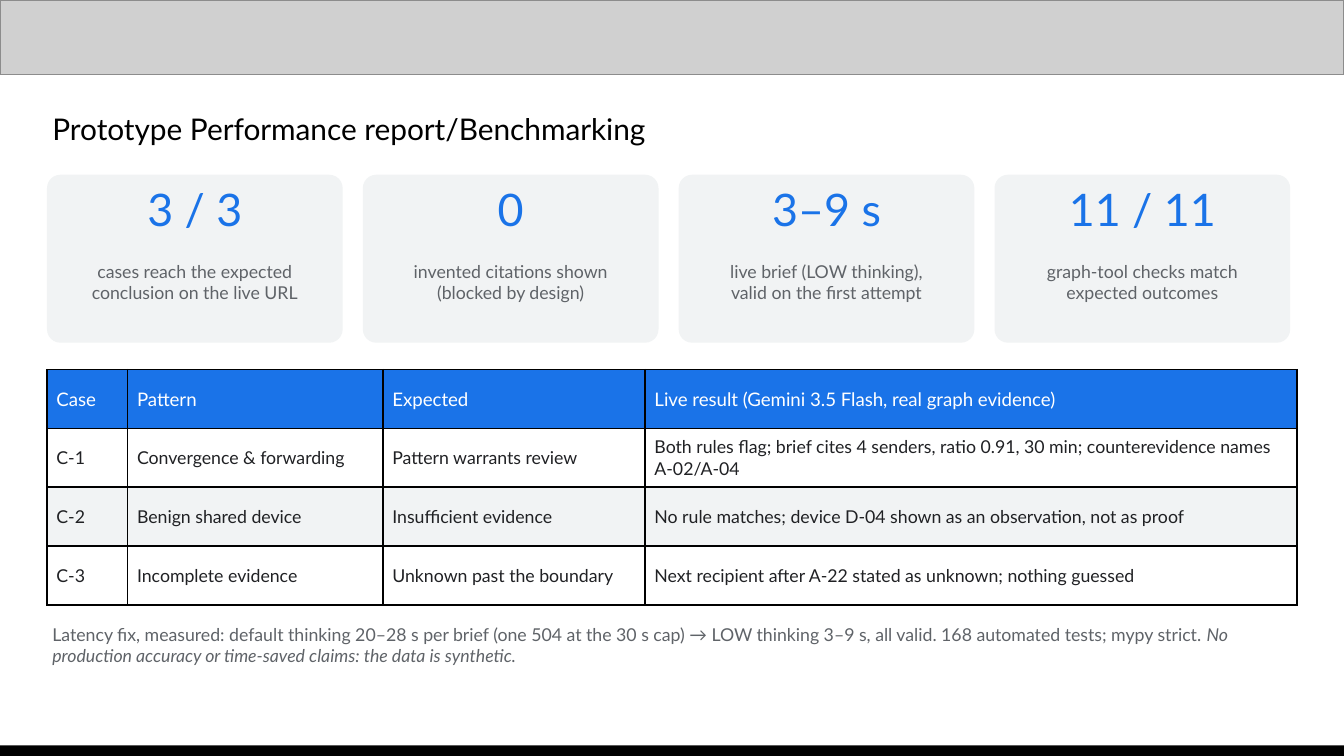
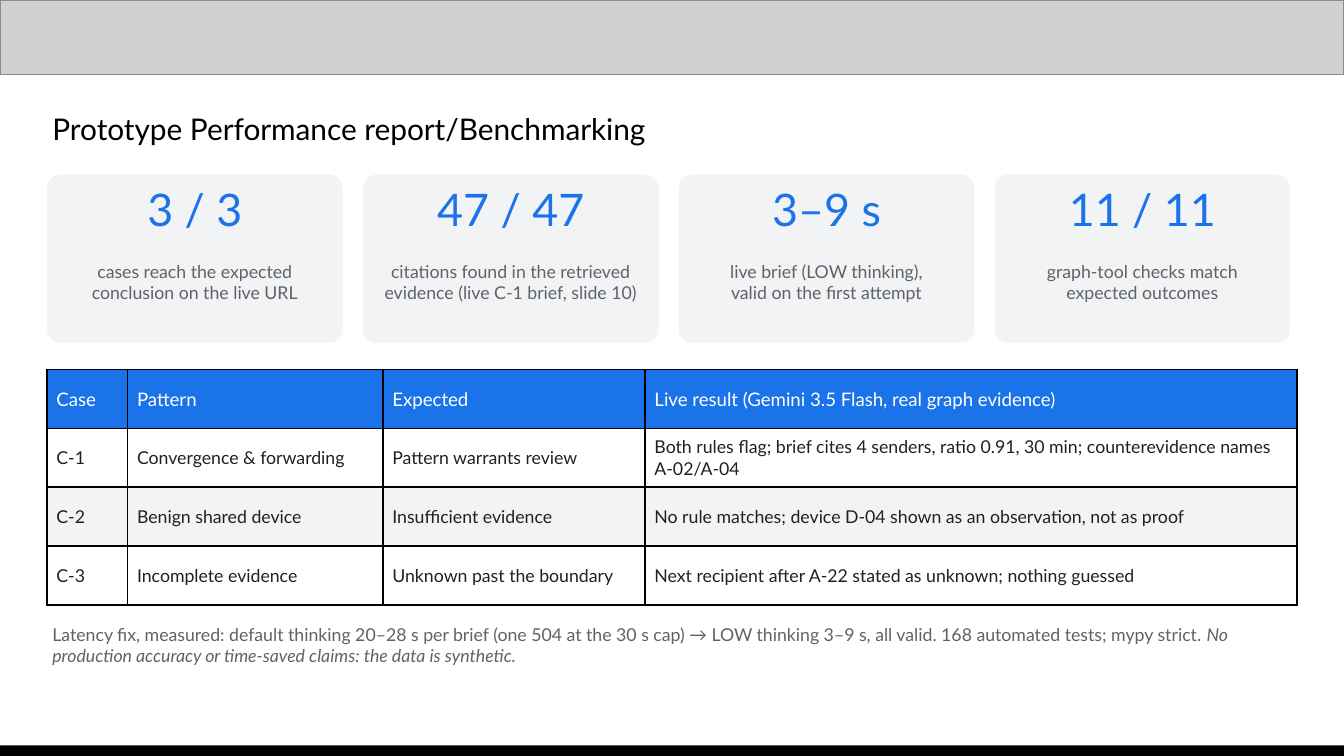
Before and after one commit to shieryl-ryle/traceguard, a slide deck: slide 11 of submission/TraceGuard-proposal.pptx. Drawn at 1344x756 pixels with LibreOffice and Linux fonts; fonts in the diff are those of the drawing; grey boxes stand for pictures. Boxes give left, top, right and bottom in pixels: in the first picture for what was removed or moved away, otherwise in the second. Text is boxed around its words. In the diff, an @@ line names an element or a change of style, - is before the commit and + after.

Commit message:
docs(TASK-007): slide 11 shows the measured citation check (47/47) instead of a by-design zero

```diff
--- a/submission/TraceGuard-proposal.pptx
+++ b/submission/TraceGuard-proposal.pptx
@@ text at <box>437,194,584,226</box>: text changed @@
-0
+47 / 47
@@ text at <box>385,265,636,302</box>: text changed @@
-invented citations shown
-(blocked by design)
+citations found in the retrieved
+evidence (live C-1 brief, slide 10)
```
Also in this commit, not shown: 1 other file.
